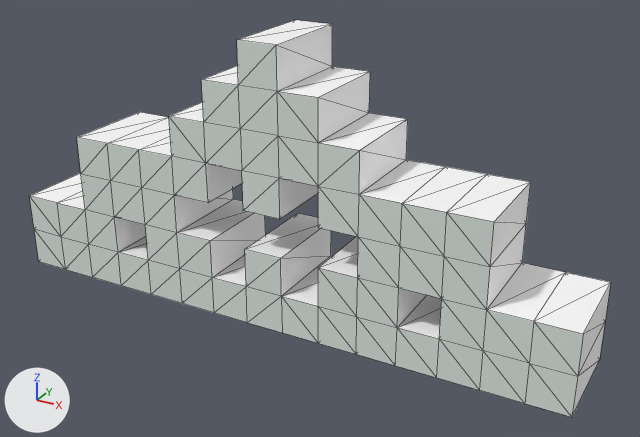
An edit to the glTF model public/models/Johnny.glb, drawn before and after from the same camera.
Camera for both pictures: a 50 mm lens placed at (2.37, -3.66, 2.23), pointed at (0.2, 0.29, 0.25). Arrows for +X, +Y and +Z are at lower left; the lights stay in place. Mesh edges are drawn as thin lines. Where no turn or scale is listed for an object, it has been applied to the vertices. Vertices at the same position are counted once.

In view in the first picture: 'Johnny'.
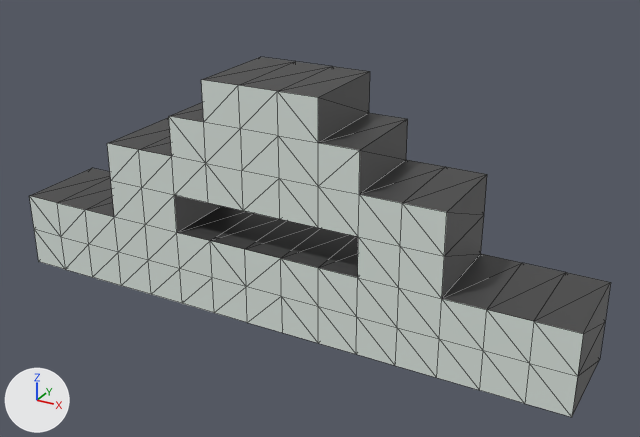
Edits to the bpy script that builds the scene:
```text
Change mat_base_dark:
    mat_base_dark.base_color: (1.0, 1.0, 1.0) -> (0.0622, 0.0622, 0.0622)  # white #ffffff -> dark grey #474747
Change me_plane_007:
    used by ob_johnny; location = (0.0, 0.0, 0.0)
    verts and faces of me_plane_007; kept vertices keep their numbers, new ones are numbered from 168
    before: 38 (0.12, 0.0, 1.04) at pixel (277, 91), 39 (-0.12, 0.0, 1.04) at pixel (238, 85), 41 (0.12, 0.0, 1.27) at pixel (276, 44), 42 (-0.12, 0.0, 1.27) at pixel (236, 39), 122 (0.12, 0.57, 1.04) at pixel (332, 66)
    before: 123 (-0.12, 0.57, 1.04), 125 (0.12, 0.57, 1.27) at pixel (332, 23), 126 (-0.12, 0.57, 1.27) at pixel (295, 19)
    remove me_plane_007.from_pydata(...)  # 168 vertices, 344 faces; spans x -1.73..1.73, y 0.0..0.58, z -0.35..1.27
    add me_plane_007.from_pydata(...)  # 156 vertices, 312 faces; spans x -1.73..1.73, y 0.0..0.58, z -0.35..1.04
    me_plane_007 part 1
    8 vertices are removed from x -1.27..1.27, y 0.0..0.57, z 0.35..0.58
    68 faces are deleted
    24 new faces join them, mat_base (grey #8c928e)
    20 new faces join them, mat_base_dark (dark grey #474747)
    me_plane_007 part 2
    add delete_vertices([41, 42, 125, 126])  # with the faces that use them
    add faces += [(38, 122, 39), (39, 122, 123)]  # mat_base_dark (dark grey #474747)
```

Where the change shows, as pixel boxes (x1, y1, x2, y2) in the pictures (640 x 437 px):
'Johnny', recoloured, reshaped (white to grey, 9% shorter)
    before: (29, 20, 611, 417)
    after: (29, 57, 611, 417)
part 1 of me_plane_007, cut back
    before: (77, 112, 531, 339)
    after: (85, 163, 522, 339)
part 2 of me_plane_007, cut back
    before: (237, 20, 332, 91)
    after: (240, 62, 332, 91)
